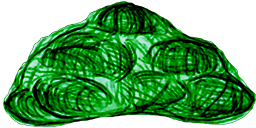
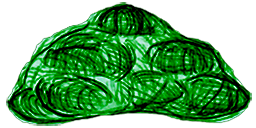
Layers edited between the first and the second 256px x 128px image:
painted on "color burn" over [3,1,256,127]
painted on "foliage" over [3,1,256,127]
